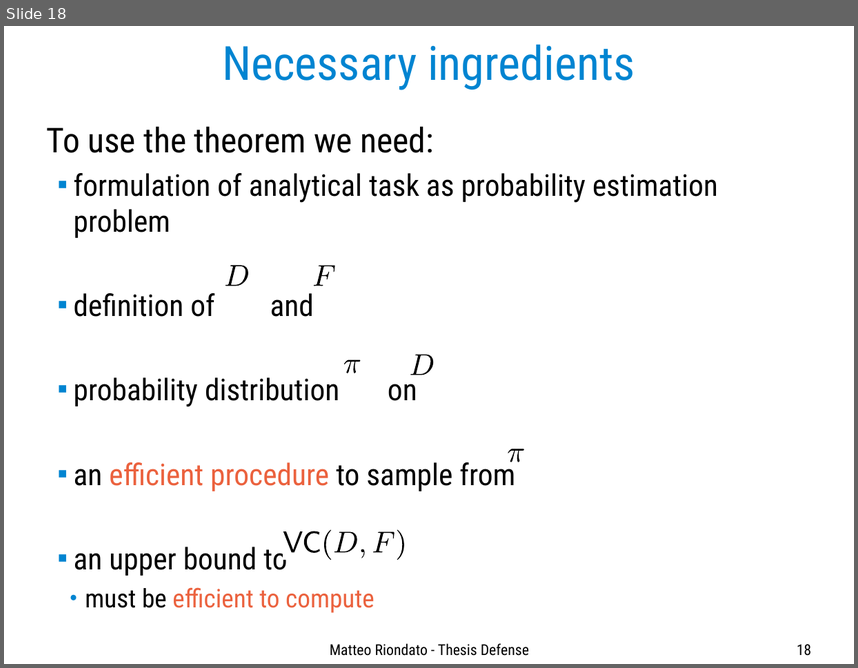
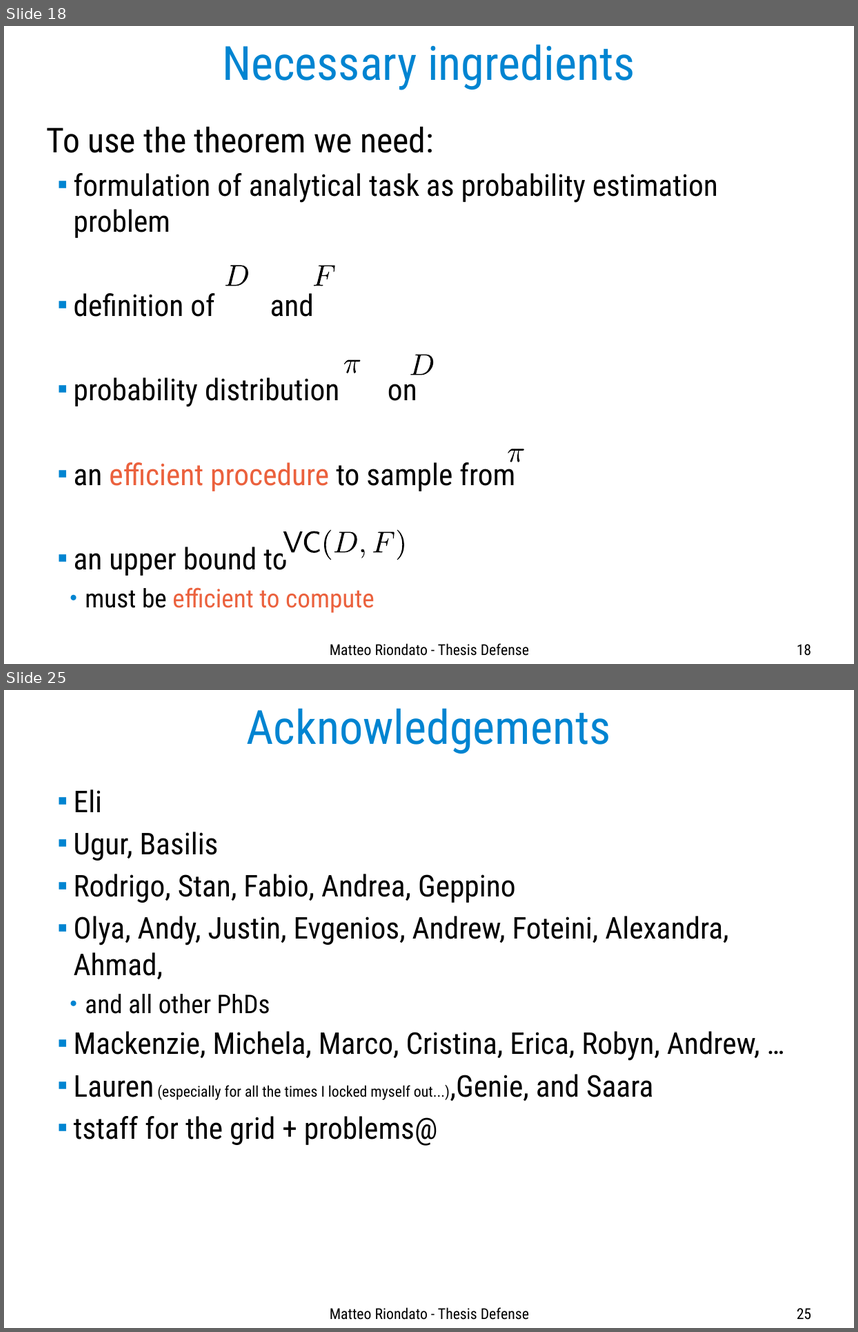
Before and after one commit to ZhizhongIsaacChen/dissertation, a slide deck: defense/Defense-talk.odp. Shown one above the other, each under a label of ours: slide 18 before the commit, slides 18 and 25 after it; the slides between them are not shown. The pictures are 858x668 and 858x1332 pixels, drawn with LibreOffice and Linux fonts; fonts in the diff are those of the drawing. Boxes give left, top, right and bottom in pixels: in the first picture for what was removed or moved away, otherwise in the second. Text is boxed around its words. In the diff, an @@ line names an element or a change of style, - is before the commit and + after.

```diff
--- a/defense/Defense-talk.odp
+++ b/defense/Defense-talk.odp
@@ slide 25 added at box(4, 690, 854, 1328), background #FFFFFF @@
@@ title added at box(246, 708, 611, 754), 44 pt, text #0084D1 @@
+Acknowledgements
@@ text added at box(74, 789, 760, 1145), 28 pt, text #000000 @@
+  ■ Eli
+  ■ Ugur, Basilis
+  ■ Rodrigo, Stan, Fabio, Andrea, Geppino
+  ■ Olya, Andy, Justin, Evgenios, Andrew, Foteini, Alexandra, Ahmad,
+    ● and all other PhDs
+  ■ Mackenzie, Michela, Marco, Cristina, Erica, Robyn, Andrew, …
+  ■ Lauren (especially for all the times I locked myself out...),Genie, and Saara
+  ■ tstaff for the grid + problems@
@@ text added at box(330, 1307, 529, 1319), 14 pt, text #000000 @@
+Matteo Riondato - Thesis Defense
@@ page number added at box(797, 1308, 811, 1319), 14 pt, text #000000 @@
+25
```
Also in this commit, not shown: 4 slides changed, 5 other slides added.
